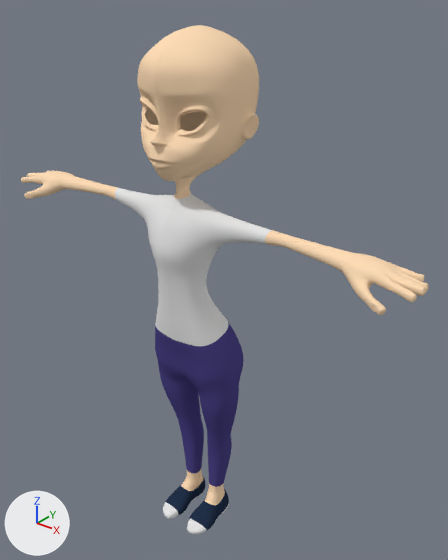
The Blender file development/CHARS/naomi02.blend, before and after one commit.
One viewpoint serves both versions: a 50 mm camera at (0.97, -1.101, 1.499) aimed at (0.03, 0.074, 0.771). Arrows for +X, +Y and +Z are at lower left; the lights stay in place.

In view in the first picture: 'adao_body'.
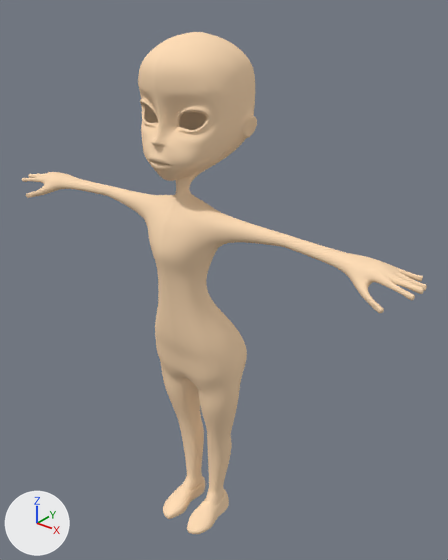
Changed parts and their boxes [x1, y1, x2, y2] in the pictures (448 x 560 px; the box of a moved part takes in the faces that stretch with it):
'adao_body', reshaped, recoloured: before [21, 25, 428, 534]; after [22, 32, 427, 534]
part 1 of me_adao_body, moved or reshaped: before [141, 25, 259, 185]; after [141, 32, 257, 185]
part 2 of me_adao_body, moved or reshaped: before [155, 307, 244, 434]; after [155, 307, 247, 433]
part 3 of me_adao_body, moved or reshaped: before [27, 171, 401, 307]; after [28, 172, 400, 307]
part 4 of me_adao_body, recoloured (white to beige): [115, 188, 272, 534] in both
part 5 of me_adao_body, recoloured (blue to beige): [155, 325, 232, 487] in both
part 6 of me_adao_body, recoloured (blue to beige): [165, 476, 229, 531] in both

The edits, one by one:
me_adao_body is used by ob_adao_body; location (0.0, 0.0, 0.0); scale (0.788, 0.788, 0.788).
me_adao_body had 1509 vertices, 1444 faces and spanned x 0.0..0.78, y -0.18..0.21, z 0.0..1.79.
me_adao_body now has 1509 vertices, 1444 faces and spans x 0.0..0.78, y -0.18..0.19, z 0.0..1.77.
me_adao_body part 1: 187 of 1509 vertices moved; they spanned x 0.0..0.18, y -0.16..0.21, z 1.36..1.79 and now span x 0.0..0.18, y -0.17..0.19, z 1.36..1.77; mean shift (0.0, 0.0, 0.0); largest move (0.0, 0.16, 1.74) -> (0.0, 0.14, 1.72).
me_adao_body part 2: 42 of the vertices in x 0.0..0.18, y -0.08..0.12, z 0.54..0.84 are multiplied about their middle by the matrix ((0.968, -0.036, 0.059), (0.018, 1.106, 0.005), (-0.048, 0.031, 1.03)), then moved by (0.0, 0.01, 0.01).
me_adao_body part 3: 29 of 1509 vertices moved; they spanned x 0.56..0.7, y -0.14..0.0, z 1.19..1.27 and now span x 0.53..0.7, y -0.14..0.0, z 1.19..1.26; mean shift (-0.01, 0.0, 0.0); largest move (0.57, -0.06, 1.22) -> (0.53, -0.05, 1.22).
me_adao_body part 4: all 162 faces that had it switch from mat_shirt (white #e7e7e7) to mat_skin (beige #ffddb7).
me_adao_body part 5: all 93 faces that had it switch from mat_pants (blue #4e4588) to mat_skin (beige #ffddb7).
me_adao_body part 6: all 58 faces that had it switch from mat_shoes (dark blue #233149) to mat_skin (beige #ffddb7).
